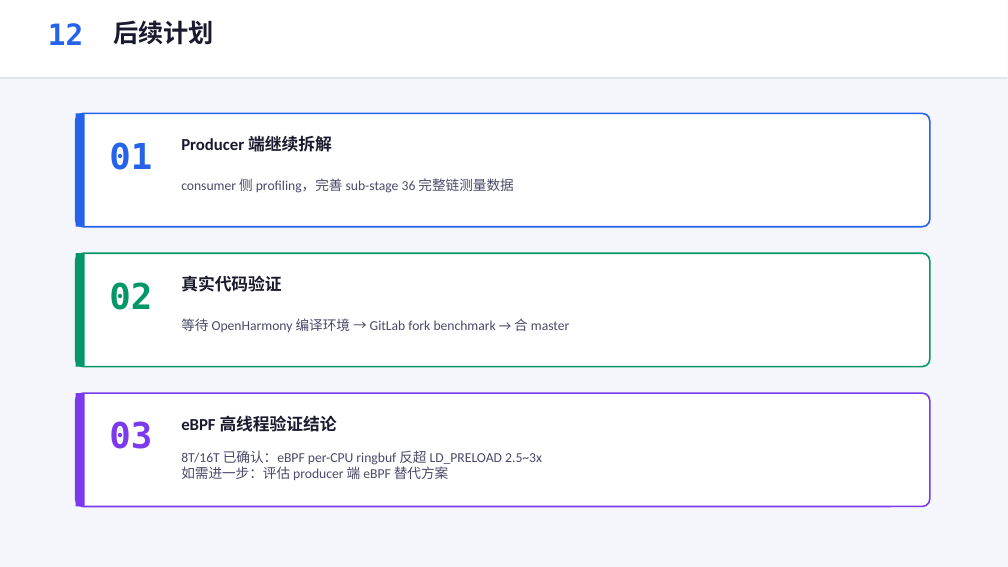
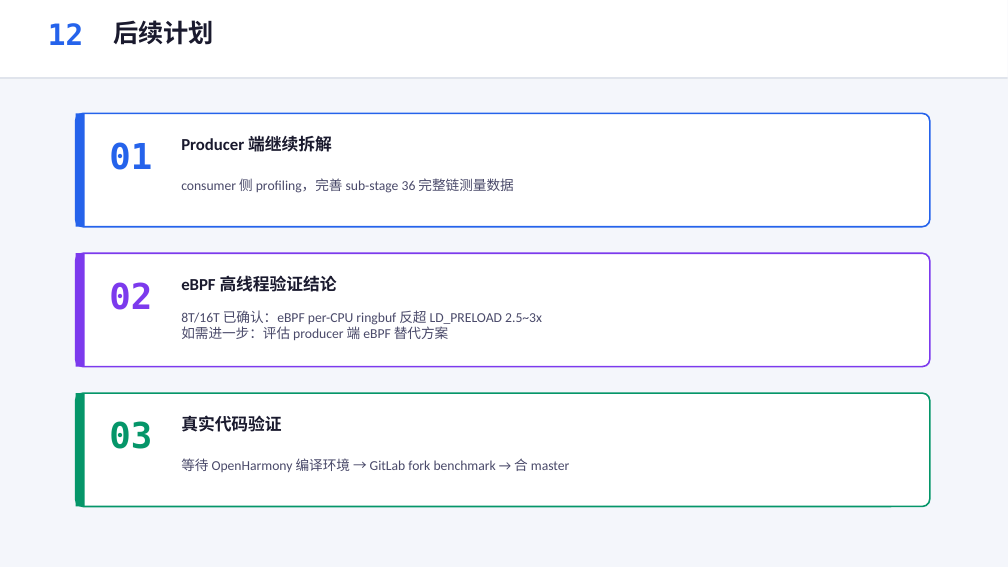
Before and after one commit to YiChiChen1106/Nativehook_linux_planb, a slide deck: slide 12 of presentation/native_hook_progress_2026-06-05.pptx. Drawn at 1008x567 pixels with LibreOffice and Linux fonts; fonts in the diff are those of the drawing. Boxes give left, top, right and bottom in pixels: in the first picture for what was removed or moved away, otherwise in the second. Text is boxed around its words. In the diff, an @@ line names an element or a change of style, - is before the commit and + after.

```diff
--- a/presentation/native_hook_progress_2026-06-05.pptx
+++ b/presentation/native_hook_progress_2026-06-05.pptx
@@ rounded rectangle at (76,253,930,367): outline #059669 1.5 pt to #7C3AED 1.5 pt @@
@@ rectangle at (76,253,85,367): fill #059669 to #7C3AED @@
@@ text "02" at (109,282,152,310): text colour #059669 to #7C3AED @@
@@ text at (181,275,337,292): text changed @@
-真实代码验证
+eBPF 高线程验证结论
@@ text at (181,310,542,340): text changed @@
-等待 OpenHarmony 编译环境 → GitLab fork benchmark → 合 master
+8T/16T 已确认：eBPF per-CPU ringbuf 反超 LD_PRELOAD 2.5~3x
+如需进一步：评估 producer 端 eBPF 替代方案
@@ rounded rectangle at (76,393,930,507): outline #7C3AED 1.5 pt to #059669 1.5 pt @@
@@ rectangle at (76,393,85,507): fill #7C3AED to #059669 @@
@@ text "03" at (109,421,152,449): text colour #7C3AED to #059669 @@
@@ text at (181,415,281,432): text changed @@
-eBPF 高线程验证结论
+真实代码验证
@@ text at (181,458,570,472): text changed @@
-8T/16T 已确认：eBPF per-CPU ringbuf 反超 LD_PRELOAD 2.5~3x
-如需进一步：评估 producer 端 eBPF 替代方案
+等待 OpenHarmony 编译环境 → GitLab fork benchmark → 合 master
```
Also in this commit, not shown: 1 other slide changed, 2 other files.
